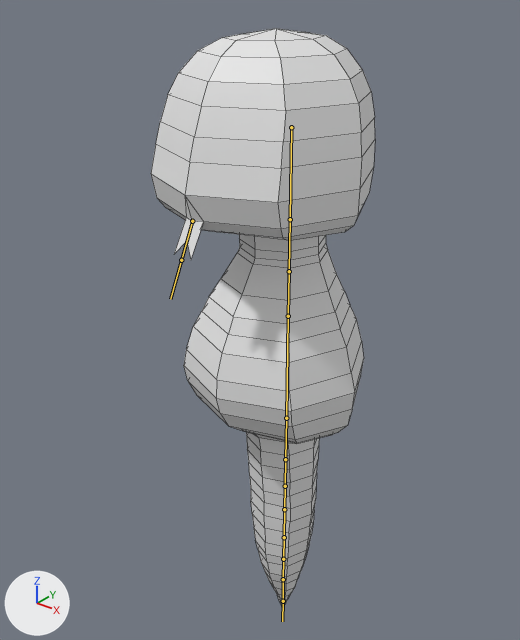
The FBX model Assets/Models/tsuchinoko2.fbx: old version first, new version second.
One viewpoint serves both versions: a 50 mm camera at (3.85, -4.24, 3.16) aimed at (0.24, 0.27, 0.36). Every picture has the same lights, and +X, +Y and +Z are marked at lower left. The bones that bend it are drawn over the model as lines. Mesh edges are drawn as thin lines.
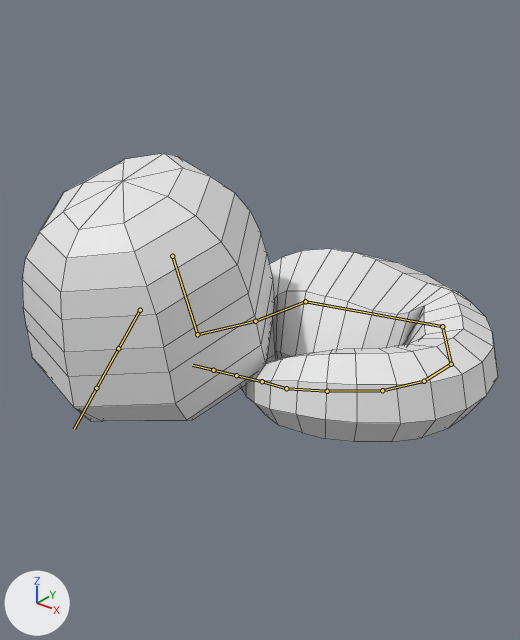
The newer file adds an action. The first version stands in its rest pose; the second is drawn at frame 110 of the action 'Armature|Armature|Armature|ArmatureAction.002'.

What differs and where, as boxes [x1, y1, x2, y2] in the pictures (520 x 640 px):
'Sphere.001', posed (112% wider, 50% shorter)
    before: [151, 29, 375, 607]
    after: [22, 153, 498, 442]
bone 'Bone', root to tip
    before: (291, 127) to (290, 219)
    after: (172, 256) to (197, 334)
bone 'Bone.001', root to tip
    before: (290, 219) to (289, 271)
    after: (197, 334) to (255, 321)
bone 'Bone.002', root to tip
    before: (289, 271) to (288, 316)
    after: (255, 321) to (305, 301)
bone 'Bone.003', root to tip
    before: (288, 316) to (286, 418)
    after: (305, 301) to (442, 326)
bone 'Bone.005', root to tip
    before: (286, 418) to (285, 459)
    after: (442, 326) to (451, 364)
bone 'Bone.006', root to tip
    before: (285, 459) to (285, 486)
    after: (451, 364) to (424, 381)
bone 'Bone.007', root to tip
    before: (285, 486) to (284, 509)
    after: (424, 381) to (382, 390)
bone 'Bone.008', root to tip
    before: (284, 509) to (284, 537)
    after: (382, 390) to (327, 391)
bone 'Bone.009', root to tip
    before: (284, 537) to (283, 559)
    after: (327, 391) to (286, 388)
bone 'Bone.010', root to tip
    before: (283, 559) to (283, 579)
    after: (286, 388) to (262, 381)
bone 'Bone.011', root to tip
    before: (283, 579) to (283, 601)
    after: (262, 381) to (236, 375)
bone 'Bone.012', root to tip
    before: (192, 221) to (181, 260)
    after: (140, 310) to (118, 348)

Patch to the scene script:
```diff
--- a/Assets/Models/tsuchinoko2.fbx.py
+++ b/Assets/Models/tsuchinoko2.fbx.py
@@ bone_bone @@
 bone_bone = bpy.data.objects['Armature'].pose.bones['Bone']
-bone_bone.location = (0.0, 0.0, 0.0)
-bone_bone.rotation_quaternion = (1.0, 0.0, 0.0, 0.0)  # degrees (0, 0, 0)
+bone_bone.location = (0.0, 0.76, 1.56)
+bone_bone.rotation_quaternion = (0.985, -0.16, -0.068, -0.004)  # degrees (-19, -8, 1)
@@ bone_bone_001 @@
 bone_bone_001 = bpy.data.objects['Armature'].pose.bones['Bone.001']  # child of 'Bone'
-bone_bone_001.rotation_quaternion = (1.0, 0.0, 0.0, 0.0)  # degrees (0, 0, 0)
+bone_bone_001.rotation_quaternion = (0.729, 0.588, 0.213, -0.279)  # degrees (73, 40, -12)
@@ bone_bone_002 @@
 bone_bone_002 = bpy.data.objects['Armature'].pose.bones['Bone.002']  # child of 'Bone.001'
-bone_bone_002.rotation_quaternion = (1.0, 0.0, 0.0, 0.0)  # degrees (0, 0, 0)
+bone_bone_002.rotation_quaternion = (0.996, 0.089, -0.025, -0.006)  # degrees (10, -3, -1)
@@ bone_bone_003 @@
 bone_bone_003 = bpy.data.objects['Armature'].pose.bones['Bone.003']  # child of 'Bone.002'
-bone_bone_003.rotation_quaternion = (1.0, 0.0, 0.0, 0.0)  # degrees (0, 0, 0)
-bone_bone_003.scale = (1.0, 1.0, 1.0)
+bone_bone_003.rotation_quaternion = (0.915, -0.143, -0.111, -0.361)  # degrees (-11, -18, -41)
+bone_bone_003.scale = (1.1, 1.0, 0.74)
@@ bone_bone_005 @@
 bone_bone_005 = bpy.data.objects['Armature'].pose.bones['Bone.005']  # child of 'Bone.003'
-bone_bone_005.rotation_quaternion = (1.0, 0.0, 0.0, 0.0)  # degrees (0, 0, 0)
-bone_bone_005.scale = (1.0, 1.0, 1.0)
+bone_bone_005.rotation_quaternion = (0.826, -0.119, 0.037, -0.55)  # degrees (-14, -4, -67)
+bone_bone_005.scale = (0.91, 1.0, 1.35)
@@ bone_bone_006 @@
 bone_bone_006 = bpy.data.objects['Armature'].pose.bones['Bone.006']  # child of 'Bone.005'
-bone_bone_006.rotation_quaternion = (1.0, 0.0, 0.0, 0.0)  # degrees (0, 0, 0)
+bone_bone_006.rotation_quaternion = (0.929, 0.019, 0.034, -0.368)  # degrees (1, 4, -43)
@@ bone_bone_007 @@
 bone_bone_007 = bpy.data.objects['Armature'].pose.bones['Bone.007']  # child of 'Bone.006'
-bone_bone_007.rotation_quaternion = (1.0, 0.0, 0.0, 0.0)  # degrees (0, 0, 0)
+bone_bone_007.rotation_quaternion = (0.976, -0.022, 0.015, -0.218)  # degrees (-3, 1, -25)
@@ bone_bone_008 @@
 bone_bone_008 = bpy.data.objects['Armature'].pose.bones['Bone.008']  # child of 'Bone.007'
-bone_bone_008.rotation_quaternion = (1.0, 0.0, 0.0, 0.0)  # degrees (0, 0, 0)
+bone_bone_008.rotation_quaternion = (0.984, -0.003, 0.016, -0.177)  # degrees (-1, 2, -20)
@@ bone_bone_009 @@
 bone_bone_009 = bpy.data.objects['Armature'].pose.bones['Bone.009']  # child of 'Bone.008'
-bone_bone_009.rotation_quaternion = (1.0, 0.0, 0.0, 0.0)  # degrees (0, 0, 0)
+bone_bone_009.rotation_quaternion = (0.983, -0.066, 0.02, -0.171)  # degrees (-8, 1, -20)
@@ bone_bone_010 @@
 bone_bone_010 = bpy.data.objects['Armature'].pose.bones['Bone.010']  # child of 'Bone.009'
-bone_bone_010.rotation_quaternion = (1.0, 0.0, 0.0, 0.0)  # degrees (0, 0, 0)
+bone_bone_010.rotation_quaternion = (0.968, -0.083, -0.053, -0.232)  # degrees (-8, -8, -26)
@@ bone_bone_011 @@
 bone_bone_011 = bpy.data.objects['Armature'].pose.bones['Bone.011']  # child of 'Bone.010'
-bone_bone_011.rotation_quaternion = (1.0, 0.0, 0.0, 0.0)  # degrees (0, 0, 0)
+bone_bone_011.rotation_quaternion = (0.961, 0.016, -0.275, 0.021)  # degrees (1, -32, 2)
@@ bone_bone_012 @@
 bone_bone_012 = bpy.data.objects['Armature'].pose.bones['Bone.012']
-bone_bone_012.location = (0.0, 0.0, 0.0)
-bone_bone_012.rotation_quaternion = (1.0, 0.0, 0.0, 0.0)  # degrees (0, 0, 0)
+bone_bone_012.location = (0.18, 0.75, -0.49)
+bone_bone_012.rotation_quaternion = (0.986, -0.168, 0.0, 0.0)  # degrees (-19, 0, 0)
```
